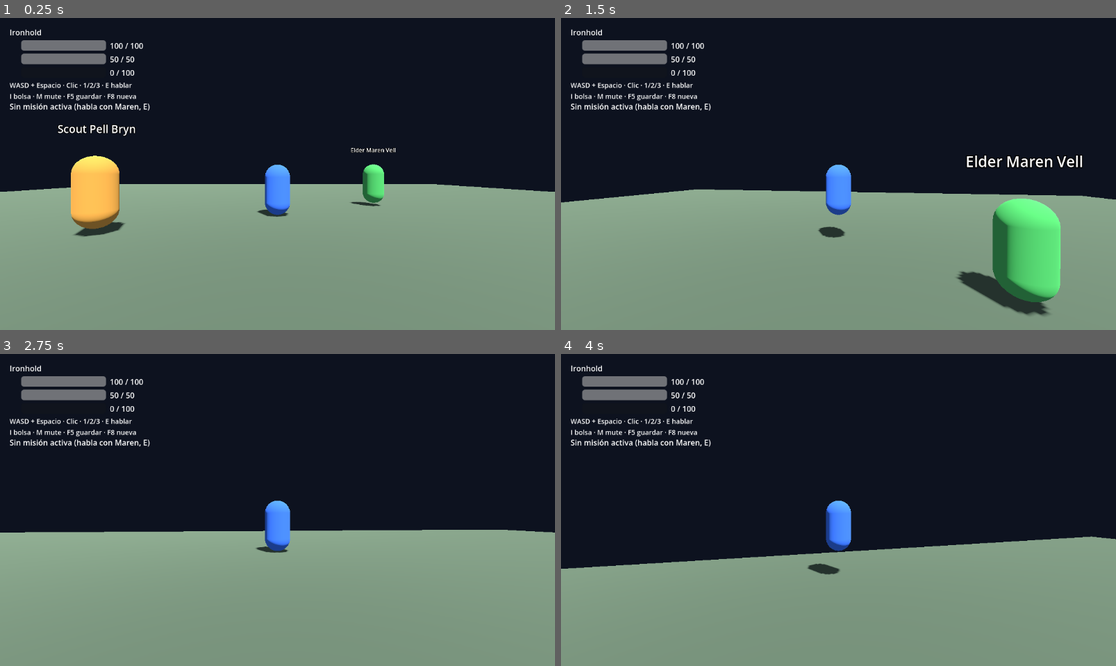
Above: before the commit, frames 1-4 (two rows, left to right).
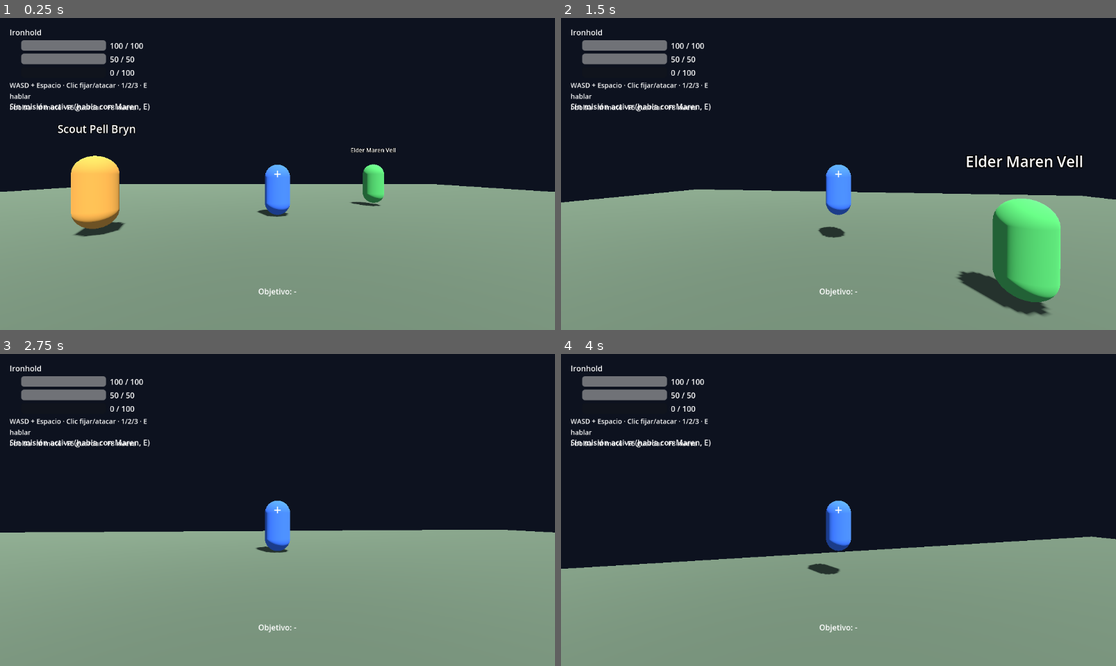
Above: after the commit, the same moments.

Repository: yojananyosef/flyff-reforged
Game: Godot game, scene res://scenes/main.tscn
The game is run twice, just before and just after one commit, with the same random seed, the same clock (stepped at 60 frames per second) and the same inputs.
Inputs (mouse positions are in pixels of both pictures, inside the frame that each line leads up to):
- Up to frame 1 (0.25 s): no input
- Up to frame 2 (1.5 s): tap Enter at 0.5 s; move the mouse to (866, 174) at 0.52 s; hold W (move_forward) from 0.53 s (still down); tap 1 at 0.6 s; click (866, 174) at 0.67 s; tap Space (jump) at 0.77 s; tap 2 at 0.8, 1.35 s; move the mouse to (810, 174) at 1.27 s; click (810, 174) at 1.42 s
- Up to frame 3 (2.75 s): keep holding W (move_forward); tap Space (jump) at 1.52 s; tap 3 at 1.55, 2.1 s; move the mouse to (288, 503) at 2.02 s; click (288, 503) at 2.17 s; tap 1 at 2.3 s
- Up to frame 4 (4 s): keep holding W (move_forward); tap Space (jump) at 2.75, 3.02, 3.77 s; move the mouse to (832, 516) at 2.77 s; tap 1 at 2.85 s; click (832, 516) at 2.92 s; tap 2 at 3.05, 3.6 s; move the mouse to (877, 513) at 3.52 s; click (877, 513) at 3.67 s; tap 3 at 3.8 s

The runs differ from the first frame. In frame 1, 0.6% of the frame differs, in the area x 1-54%, y 20-90%; in frame 2, 0.6%; in frame 3, 0.6%; in frame 4, 0.6%.

Commit message:
feat: agro y target por clic aethermere-aggro-target (persecucion 6/14m, punto de mira, HUD objetivo)

Diff:
--- a/godot_project/scenes/main.tscn
+++ b/godot_project/scenes/main.tscn
@@ -220,7 +220,7 @@
 offset_right = 310.0
 offset_bottom = 156.0
 theme_override_font_sizes/font_size = 14
-text = "WASD + Espacio · Clic · 1/2/3 · E hablar
+text = "WASD + Espacio · Clic fijar/atacar · 1/2/3 · E hablar
 I bolsa · M mute · F5 guardar · F8 nueva"
 autowrap_mode = 2
 
--- a/godot_project/scripts/hud.gd
+++ b/godot_project/scripts/hud.gd
@@ -9,6 +9,8 @@
 var _skill_slots: Dictionary = {}  # skill_id -> {"bar": .., "name": .., "key": ..}
 var _debug_on := false
 var _debug_label: Label
+var _crosshair: Label
+var _target_label: Label
 
 const SHOP_STOCK := ["item_003", "item_004", "item_001", "item_002"]
 var shop_open := false
@@ -64,6 +66,33 @@
 	_debug_label.offset_bottom = 480.0
 	_debug_label.visible = false
 	add_child(_debug_label)
+	_crosshair = Label.new()
+	_crosshair.name = "Crosshair"
+	_crosshair.text = "+"
+	_crosshair.add_theme_font_size_override("font_size", 28)
+	_crosshair.anchor_left = 0.5
+	_crosshair.anchor_right = 0.5
+	_crosshair.anchor_top = 0.5
+	_crosshair.anchor_bottom = 0.5
+	_crosshair.offset_left = -10.0
+	_crosshair.offset_right = 10.0
+	_crosshair.offset_top = -20.0
+	_crosshair.offset_bottom = 20.0
+	_crosshair.horizontal_alignment = HORIZONTAL_ALIGNMENT_CENTER
+	add_child(_crosshair)
+	_target_label = Label.new()
+	_target_label.name = "TargetLabel"
+	_target_label.text = "Objetivo: -"
+	_target_label.anchor_left = 0.5
+	_target_label.anchor_right = 0.5
+	_target_label.anchor_top = 1.0
+	_target_label.anchor_bottom = 1.0
+	_target_label.offset_left = -190.0
+	_target_label.offset_right = 190.0
+	_target_label.offset_top = -92.0
+	_target_label.offset_bottom = -68.0
+	_target_label.horizontal_alignment = HORIZONTAL_ALIGNMENT_CENTER
+	add_child(_target_label)
 	equip_button.pressed.connect(_on_equip_pressed)
 	unequip_button.pressed.connect(_on_unequip_pressed)
 	use_button.pressed.connect(_on_use_pressed)
@@ -95,6 +124,7 @@
 	_sync_bar(exp_bar, exp_label, p.exp, p.max_exp)
 	_sync_quest()
 	_sync_skills(p)
+	_sync_target(p)
 	_sync_debug(p)
 	if p.use_cooldown > 0.0:
 		use_button.disabled = true
@@ -411,6 +441,15 @@
 		label.text = txt
 
 
+func _sync_target(p) -> void:
+	var t = p.get("target")
+	if t != null and is_instance_valid(t):
+		_target_label.text = "Objetivo: %s  %d/%d" % [
+			str(t.get("display_name")), int(t.get("hp")), int(t.get("max_hp"))]
+	else:
+		_target_label.text = "Objetivo: -"
+
+
 func _sync_debug(p) -> void:
 	if not _debug_on:
 		return
--- a/godot_project/scripts/main.gd
+++ b/godot_project/scripts/main.gd
@@ -386,6 +386,74 @@
 				player.global_position = hare2.global_position + Vector3(1.0, 0.0, 0.0)
 			await get_tree().physics_frame
 		_check(bool(hare2.get("_attacked_anim")), "liebre reproduce atk al golpear")
+
+	# --- agro + target (aethermere-aggro-target) ---
+	var wisp: Node3D = null
+	for m in get_tree().get_nodes_in_group("monsters"):
+		if m.get("monster_id") == "mon_003" and not m.get("_dead"):
+			wisp = m
+			break
+	_check(wisp != null, "existe wisp vivo para agro por dano")
+	if wisp != null:
+		wisp.set("aggro_target", null)
+		wisp.take_damage(1.0, player)
+		_check(wisp.get("aggro_target") == player, "dano fija agro fuera de rango")
+
+	var brute: Node3D = null
+	for m in get_tree().get_nodes_in_group("monsters"):
+		if m.get("monster_id") == "mon_005" and not m.get("_dead"):
+			brute = m
+			break
+	_check(brute != null, "existe lobo vivo para agro")
+	if brute != null:
+		brute.set("aggro_target", null)
+		player.global_position = brute.global_position + Vector3(5.0, 0.0, 0.0)
+		for i in 60:
+			await get_tree().physics_frame
+		_check(brute.get("aggro_target") == player, "proximidad 5m fija agro")
+		var d0: float = brute.global_position.distance_to(player.global_position)
+		for i in 60:
+			await get_tree().physics_frame
+		var d1: float = brute.global_position.distance_to(player.global_position)
+		_check(d1 < d0 - 0.5, "persecucion acerca (%.1f -> %.1f)" % [d0, d1])
+		player.global_position = brute.global_position + Vector3(30.0, 0.0, 0.0)
+		for i in 30:
+			await get_tree().physics_frame
+		_check(brute.get("aggro_target") == null, "leash 14m suelta agro")
+
+	var tgt1: Node3D = null
+	var tgt2: Node3D = null
+	for m in get_tree().get_nodes_in_group("monsters"):
+		if m.get("monster_id") == "mon_001" and not m.get("_dead"):
+			if tgt1 == null:
+				tgt1 = m
+			elif tgt2 == null:
+				tgt2 = m
+				break
+	_check(tgt1 != null and tgt2 != null, "dos liebres vivas para target")
+	if tgt1 != null and tgt2 != null:
+		tgt1.set("hp", 30.0)
+		tgt2.set("hp", 30.0)
+		player.global_position = Vector3(0, 0.5, 0)
+		tgt1.global_position = player.global_position + Vector3(2.0, 0.0, 0.0)
+		tgt2.global_position = player.global_position + Vector3(1.0, 0.0, 0.0)
+		player.target = tgt1
+		player.attack()
+		_check(is_equal_approx(tgt1.hp, 22.0) and is_equal_approx(tgt2.hp, 30.0),
+			"basico pega al objetivo a 2m, no al cercano (%.0f/%.0f)" % [tgt1.hp, tgt2.hp])
+		tgt1.global_position = player.global_position + Vector3(20.0, 0.0, 0.0)
+		var thp0: float = tgt1.hp
+		_check(not player.attack(tgt1), "objetivo lejos: solo se fija")
+		_check(is_equal_approx(tgt1.hp, thp0), "sin dano fuera de rango")
+		_check(player.target == tgt1, "objetivo lejano se conserva")
+		tgt1.take_damage(999.0)
+		var waited2 := 0
+		while is_instance_valid(tgt1) and waited2 < 400:
+			await get_tree().process_frame
+			waited2 += 1
+		for i in 5:
+			await get_tree().physics_frame
+		_check(player.target == null, "objetivo muerto se limpia")
 
 	if _failures.is_empty():
 		print("SIM-QUEST PASS")
--- a/godot_project/scripts/monster.gd
+++ b/godot_project/scripts/monster.gd
@@ -23,6 +23,12 @@
 var _attacking := false
 var _attacked_anim := false  # gancho de sim: true si reprodujo un clip atk
 
+## Agro: proximidad 6 m, leash 14 m, persecución a 2.8 m/s.
+const AGGRO_RANGE := 6.0
+const LEASH_RANGE := 14.0
+const CHASE_SPEED := 2.8
+var aggro_target: Node3D = null
+
 @onready var name_label: Label3D = $NameLabel
 
 
@@ -118,29 +124,57 @@
 func _physics_process(delta: float) -> void:
 	if not is_on_floor():
 		velocity += get_gravity() * delta
-	_wander_timer -= delta
-	if _wander_timer <= 0.0:
-		_pick_direction()
+	var player := get_tree().get_first_node_in_group("player") as Node3D
+	_update_aggro(player)
+	var speed := wander_speed
+	if aggro_target != null:
+		# En combate: el paseo se suspende, caza al jugador.
+		var to: Vector3 = aggro_target.global_position - global_position
+		to.y = 0.0
+		if to.length() > 0.25:
+			_dir = to.normalized()
+		speed = CHASE_SPEED
+	else:
+		_wander_timer -= delta
+		if _wander_timer <= 0.0:
+			_pick_direction()
 	# Mira hacia la marcha (el cuerpo no lleva cámara: rotar es seguro).
 	if _dir.length() > 0.01:
 		rotation.y = lerp_angle(rotation.y, atan2(_dir.x, _dir.z), 8.0 * delta)
-	velocity.x = _dir.x * wander_speed
-	velocity.z = _dir.z * wander_speed
+	velocity.x = _dir.x * speed
+	velocity.z = _dir.z * speed
 	move_and_slide()
 
 	_touch_cooldown -= delta
-	var player := get_tree().get_first_node_in_group("player") as Node3D
 	if player != null and _touch_cooldown <= 0.0:
 		if global_position.distance_to(player.global_position) < 1.4:
 			_touch_cooldown = 1.0
+			aggro_target = player
 			_try_attack_anim()
 			if player.has_method("take_mob_damage"):
 				player.take_mob_damage(attack)
 
 
-func take_damage(amount: float) -> void:
+func _update_aggro(player: Node3D) -> void:
 	if _dead:
-		return
+		aggro_target = null
+		return
+	if aggro_target != null:
+		if not is_instance_valid(aggro_target) \
+				or global_position.distance_to(aggro_target.global_position) > LEASH_RANGE:
+			aggro_target = null
+			_pick_direction()
+		return
+	if player != null and global_position.distance_to(player.global_position) < AGGRO_RANGE:
+		aggro_target = player
+		_wander_timer = 1.0
+
+
+func take_damage(amount: float, from: Node3D = null) -> void:
+	if _dead:
+		return
+	if from != null and from.is_in_group("player"):
+		aggro_target = from
 	hp = clampf(hp - amount, 0.0, max_hp)
 	_refresh_label()
 	if hp <= 0.0:
--- a/godot_project/scripts/player.gd
+++ b/godot_project/scripts/player.gd
@@ -37,6 +37,7 @@
 var cooldown_left: Dictionary = {"skill_001": 0.0, "skill_002": 0.0, "skill_003": 0.0}
 var bulwark_time: float = 0.0
 var use_cooldown: float = 0.0
+var target: Node3D = null  # objetivo fijado con clic (grupo "monsters")
 
 @onready var cam_pivot: Node3D = $CamPivot
 @onready var spring: SpringArm3D = $CamPivot/SpringArm3D
@@ -62,7 +63,11 @@
 		var mb := event as InputEventMouseButton
 		if mb.pressed and mb.button_index == MOUSE_BUTTON_LEFT:
 			if Input.mouse_mode == Input.MOUSE_MODE_CAPTURED:
-				attack()
+				var picked := _pick_monster()
+				if picked != null:
+					target = picked
+					print("[Player] objetivo: %s" % picked.get("display_name"))
+				attack(picked)
 	elif event is InputEventKey and event.pressed and not event.echo:
 		# Gancho de prueba: F1 inflige 10 de dano para ver el HUD (tarea 3.3).
 		if event.physical_keycode == KEY_F1:
@@ -91,6 +96,8 @@
 			_refresh_bulwark_tint()
 	if Input.is_action_just_pressed("jump") and is_on_floor():
 		velocity.y = jump_velocity
+	if target != null and not is_instance_valid(target):
+		target = null
 
 	var input_dir := Vector2(
 		Input.get_action_strength("move_right") - Input.get_action_strength("move_left"),
@@ -113,16 +120,76 @@
 	move_and_slide()
 
 
-func attack() -> void:
-	## Golpe basico al monstruo mas cercano (formula fisica, poder 0).
+func attack(only: Node3D = null) -> bool:
+	## Golpe básico. Con `only` (clic a un monstruo) exige rango y avisa si
+	## no llega; sin `only` prioriza el objetivo fijado en rango y si no hay,
+	## el más cercano como antes. Propaga atacante para el agro.
 	_audio().play_sfx("swing")
-	var best: Node3D = _nearest_monster(attack_range)
-	if best != null and best.has_method("take_damage"):
-		var dmg := phys_damage(attack_stat(), 0.0, best.get("defense"))
-		best.take_damage(dmg)
+	var victim: Node3D = null
+	if only != null:
+		if not is_instance_valid(only) or not only.is_in_group("monsters"):
+			return false
+		if global_position.distance_to(only.global_position) > attack_range:
+			print("[Player] objetivo fuera de alcance")
+			return false
+		victim = only
+	else:
+		victim = _target_in_range(attack_range)
+		if victim == null:
+			victim = _nearest_monster(attack_range)
+	if victim == null:
+		return false
+	if victim.has_method("take_damage"):
+		var dmg := phys_damage(attack_stat(), 0.0, victim.get("defense"))
+		victim.take_damage(dmg, self)
 		_audio().play_sfx("hit")
 		_audio().notify_combat()
-		print("[Player] golpe a %s (%.0f dmg)" % [best.get("monster_id"), dmg])
+		print("[Player] golpe a %s (%.0f dmg)" % [victim.get("monster_id"), dmg])
+		return true
+	return false
+
+
+func _target_in_range(max_range: float) -> Node3D:
+	if target == null:
+		return null
+	if not is_instance_valid(target) or not target.is_in_group("monsters"):
+		target = null
+		return null
+	if global_position.distance_to(target.global_position) > max_range:
+		return null
+	return target
+
+
+func _pick_monster() -> Node3D:
+	## Rayo desde el centro de pantalla (punto de mira) hasta 100 m.
+	## Centro y no posición del clic: con pointer-lock la posición del
+	## evento no es fiable en web.
+	var cam := get_viewport().get_camera_3d()
+	if cam == null:
+		return null
+	var center := get_viewport().get_visible_rect().size / 2.0
+	var origin := cam.project_ray_origin(center)
+	var end := origin + cam.project_ray_normal(center) * 100.0
+	var query := PhysicsRayQueryParameters3D.create(origin, end)
+	query.exclude = [get_rid()]
+	var hit := get_world_3d().direct_space_state.intersect_ray(query)
+	var collider = hit.get("collider")
+	if collider != null and (collider as Node).is_in_group("monsters"):
+		return collider as Node3D
+	# Tolerancia: el rayo exacto falla con bichos pequeños en movimiento;
+	# se acepta el monstruo visible más cercano al punto de mira (140 px).
+	var best: Node3D = null
+	var best_d := 140.0
+	for m in get_tree().get_nodes_in_group("monsters"):
+		var n := m as Node3D
+		if n == null or cam.is_position_behind(n.global_position):
+			continue
+		var d: float = cam.unproject_position(
+			n.global_position + Vector3(0, 1.0, 0)).distance_to(center)
+		if d < best_d:
+			best_d = d
+			best = n
+	return best
 
 
 func take_damage(amount: float) -> void:
@@ -299,6 +366,7 @@
 	hp = max_hp
 	mp = max_mp
 	velocity = Vector3.ZERO
+	target = null
 	print("[Player] resucitado en el punto de spawn")
 
 
@@ -351,18 +419,20 @@
 		return false
 	var cost := float(def.get("mp_cost", 0))
 	if skill_id == "skill_001":
-		var target: Node3D = _nearest_monster(float(SKILL_TIMES["skill_001"]["range"]))
-		if target == null:
+		var foe: Node3D = _target_in_range(float(SKILL_TIMES["skill_001"]["range"]))
+		if foe == null:
+			foe = _nearest_monster(float(SKILL_TIMES["skill_001"]["range"]))
+		if foe == null:
 			return false  # whiff: no consume nada
 		mp -= cost
 		cooldown_left[skill_id] = skill_cooldown_max(skill_id)
 		var dmg := phys_damage(attack_stat(), float(def.get("power", 0)) + EMBER_POWER_BONUS,
-			target.get("defense"))
-		target.take_damage(dmg)
+			foe.get("defense"))
+		foe.take_damage(dmg, self)
 		_audio().play_sfx("swing")
 		_audio().play_sfx("hit")
 		_audio().notify_combat()
-		print("[Player] Ember Slash a %s (%.0f dmg)" % [target.get("monster_id"), dmg])
+		print("[Player] Ember Slash a %s (%.0f dmg)" % [foe.get("monster_id"), dmg])
 	elif skill_id == "skill_002":
 		mp -= cost
 		cooldown_left[skill_id] = skill_cooldown_max(skill_id)
Not shown, added: .playwright-mcp/console-2026-09-18T12-40-24-831Z.log
Not shown, added: .playwright-mcp/console-2026-09-18T12-43-33-759Z.log
Not shown, added: .playwright-mcp/page-2026-09-18T12-40-25-604Z.yml
Not shown, added: .playwright-mcp/page-2026-09-18T12-40-51-912Z.yml
Not shown, added: .playwright-mcp/page-2026-09-18T12-43-37-158Z.yml
Not shown, added: .playwright-mcp/page-2026-09-18T12-44-05-831Z.yml
Not shown, added: openspec/changes/aethermere-aggro-target/.openspec.yaml
Not shown, added: openspec/changes/aethermere-aggro-target/design.md
Not shown, added: openspec/changes/aethermere-aggro-target/proposal.md
Not shown, added: openspec/changes/aethermere-aggro-target/specs/aggro/spec.md
Not shown, added: openspec/changes/aethermere-aggro-target/specs/target/spec.md
Not shown, added: openspec/changes/aethermere-aggro-target/tasks.md
(and 4 more such lines)
